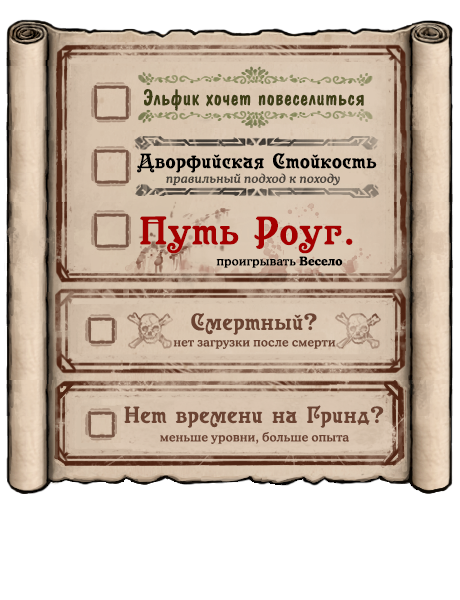
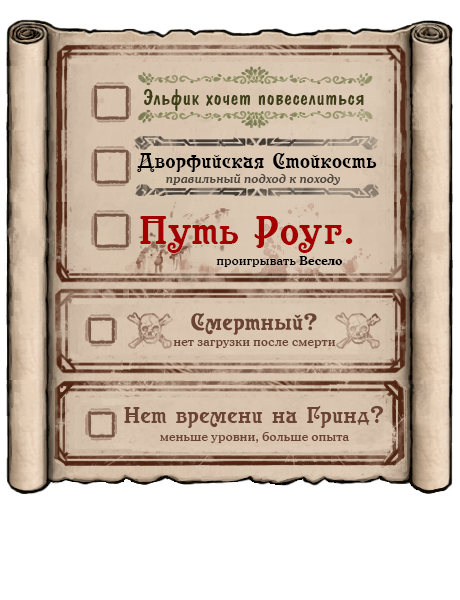
Comparing the layer stacks of the two 460x600 images. Changes:
painted on "меньше уровни, больше опыта" over [160,432,349,444]
painted on "нет загрузки после смерти" over [173,340,336,349]
painted on "проигрывать Весело" over [216,256,343,268]
painted on "Нет времени на Гринд?" over [124,405,384,428]
painted on "Путь Роуг." over [140,216,353,254]
painted on "Эльфик хочет повеселиться" over [144,89,364,111]
painted on "правильный подход к походу" over [166,173,340,186]
painted on "Дворфийская Стойкость" over [137,153,377,173]
